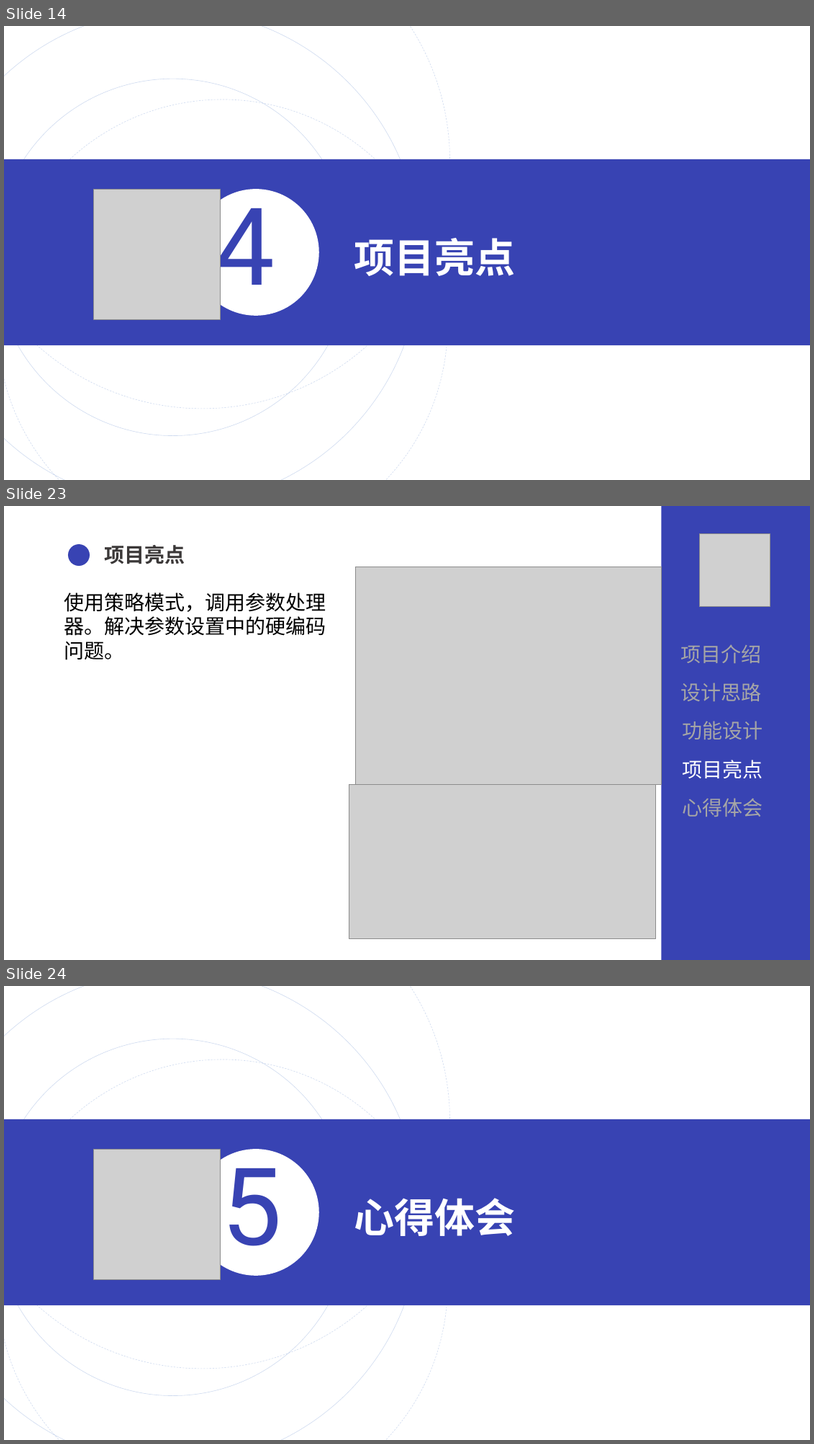
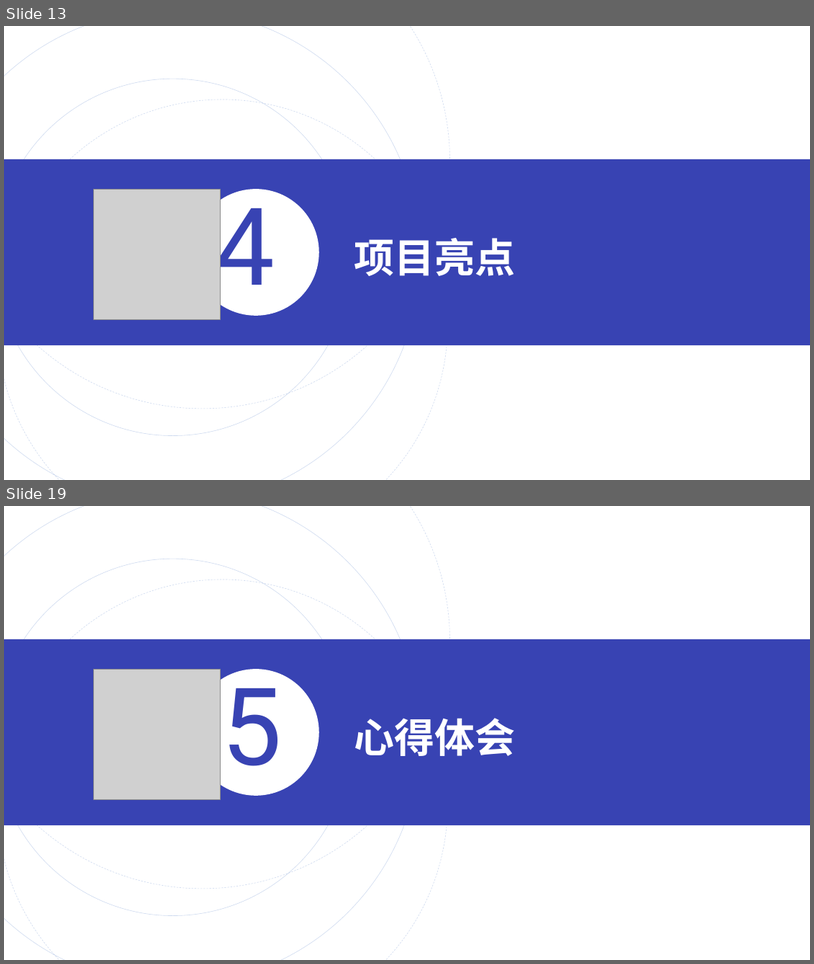
Before and after one commit to Yan18675524202/yqy_qg_2, a slide deck: ppt.pptx. Shown one above the other, each under a label of ours: slides 14, 23 and 24 before the commit, slides 13 and 19 after it; the slides between them are not shown. The pictures are 814x1444 and 814x964 pixels, drawn with LibreOffice and Linux fonts; fonts in the diff are those of the drawing; grey boxes stand for pictures. Boxes give left, top, right and bottom in pixels: in the first picture for what was removed or moved away, otherwise in the second. Text is boxed around its words. In the diff, an @@ line names an element or a change of style, - is before the commit and + after.

```diff
--- a/ppt.pptx
+++ b/ppt.pptx
@@ slide 23 removed at bbox=[4, 506, 810, 960], background #FFFFFF @@
@@ rectangle removed at bbox=[661, 506, 810, 960] @@
@@ ellipse removed at bbox=[68, 544, 90, 566] @@
@@ text removed at bbox=[104, 545, 185, 564] @@
-项目亮点
@@ picture removed at bbox=[700, 534, 771, 607] @@
@@ picture removed at bbox=[355, 566, 661, 784] @@
@@ text removed at bbox=[64, 592, 326, 660] @@
-使用策略模式，调用参数处理器。解决参数设置中的硬编码问题。
@@ text removed at bbox=[682, 645, 762, 663] @@
-项目介绍
@@ text removed at bbox=[682, 682, 762, 701] @@
-设计思路
@@ text removed at bbox=[683, 721, 764, 739] @@
-功能设计
@@ text removed at bbox=[683, 759, 764, 778] @@
-项目亮点
@@ picture removed at bbox=[350, 784, 656, 939] @@
@@ text removed at bbox=[683, 798, 764, 816] @@
-心得体会
@@ what was slide 14 is now slide 13 @@
@@ what was slide 24 is now slide 19 @@
```
Also in this commit, not shown: 9 slides changed, 4 other slides removed, 2 other files.
